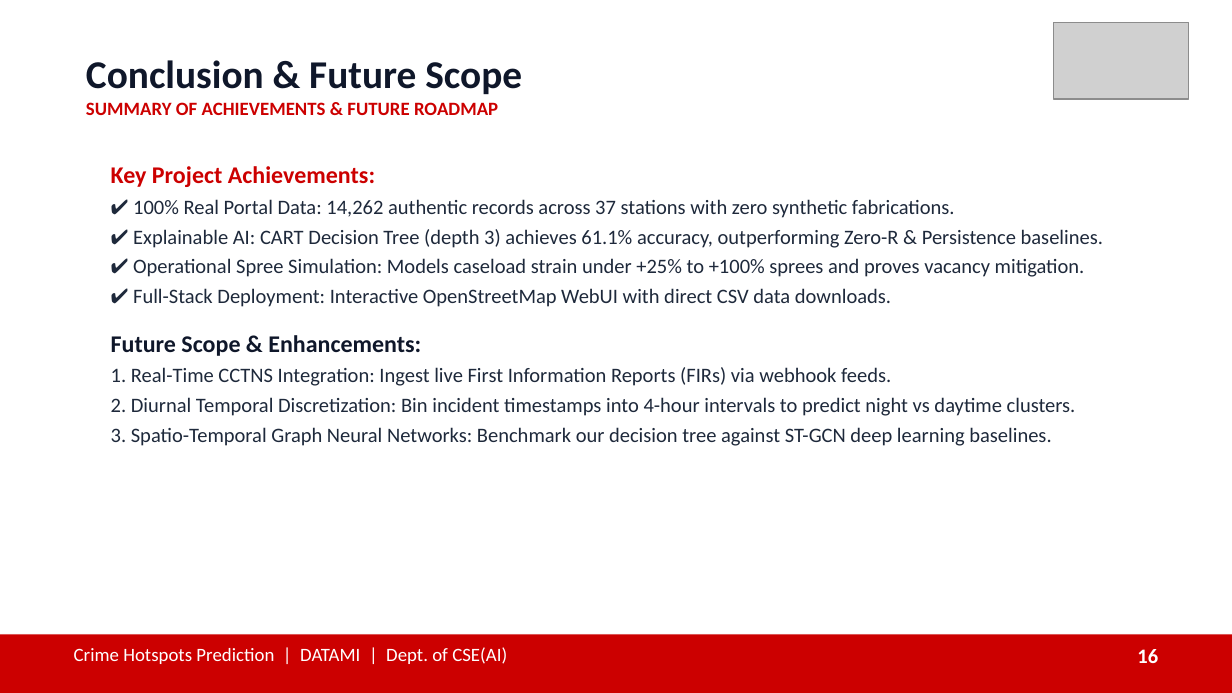
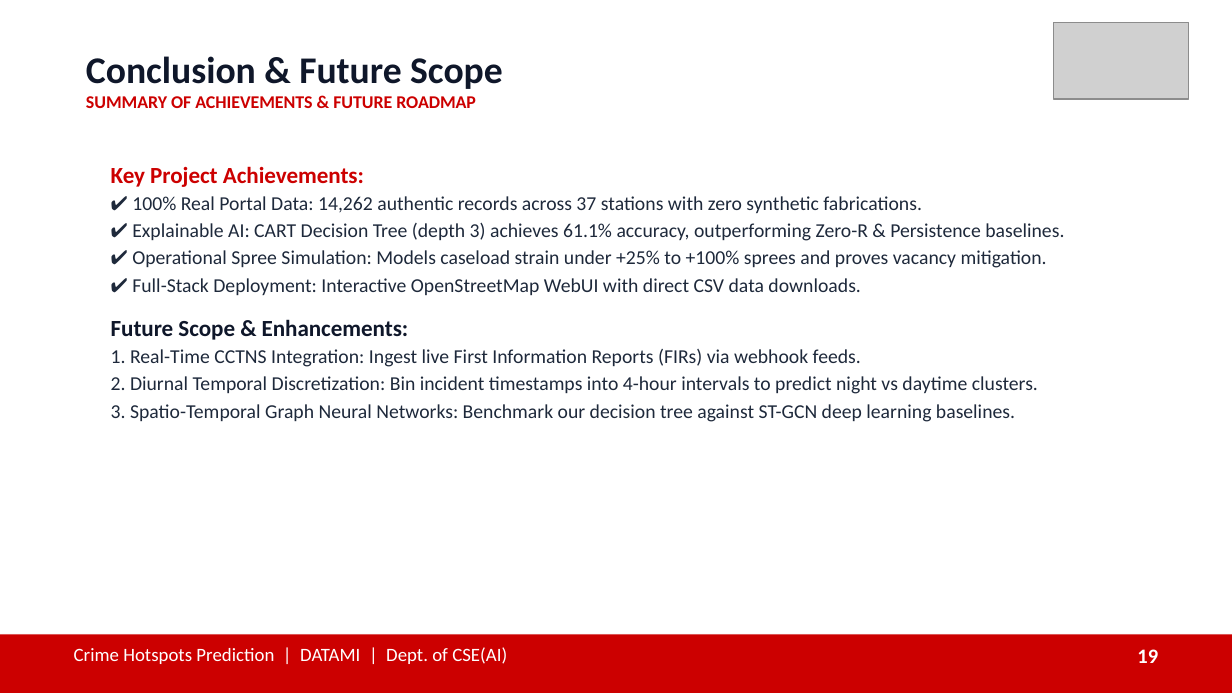
Before and after one commit to JVN321/DATAMI, a slide deck: slide 19 of presentation/Crime_Hotspots_Prediction_DATAMI.pptx (slide 16 before the commit). Drawn at 1232x693 pixels with LibreOffice and Linux fonts; fonts in the diff are those of the drawing; grey boxes stand for pictures. Boxes give left, top, right and bottom in pixels: in the first picture for what was removed or moved away, otherwise in the second. Text is boxed around its words. In the diff, an @@ line names an element or a change of style, - is before the commit and + after.

```diff
--- a/presentation/Crime_Hotspots_Prediction_DATAMI.pptx
+++ b/presentation/Crime_Hotspots_Prediction_DATAMI.pptx
@@ text "Conclusion & Future Scope" at (86, 56, 503, 108): size 23 to 22 pt in "Conclusion & Future Scope"; size 11 to 10.5 pt in "SUMMARY OF ACHIEVEMENTS & FUTURE ROADMAP" @@
@@ text "Key Project Achievements:" at (111, 166, 1064, 422): size 14 to 13.5 pt in "Key Project Achievements:", "Future Scope & Enhancements:"; size 12 to 11.5 pt; less space between paragraphs @@
@@ text at (1137, 649, 1158, 663): text changed @@
-16
+19
```
Also in this commit, not shown: 15 other slides changed, 4 slides added, 1 slide removed, 25 other files.
